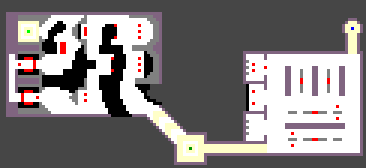
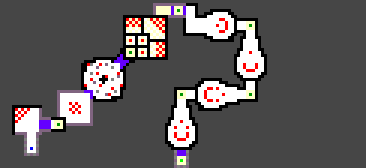
The second (366, 168) image is a revision of the first. Changes to its layers:
added layer "Layer 10" above "Layer 6" over [12, 3, 267, 168]
hid "Layer 6" over [6, 12, 159, 117]
hid "Layer 5" over [9, 12, 363, 165]
